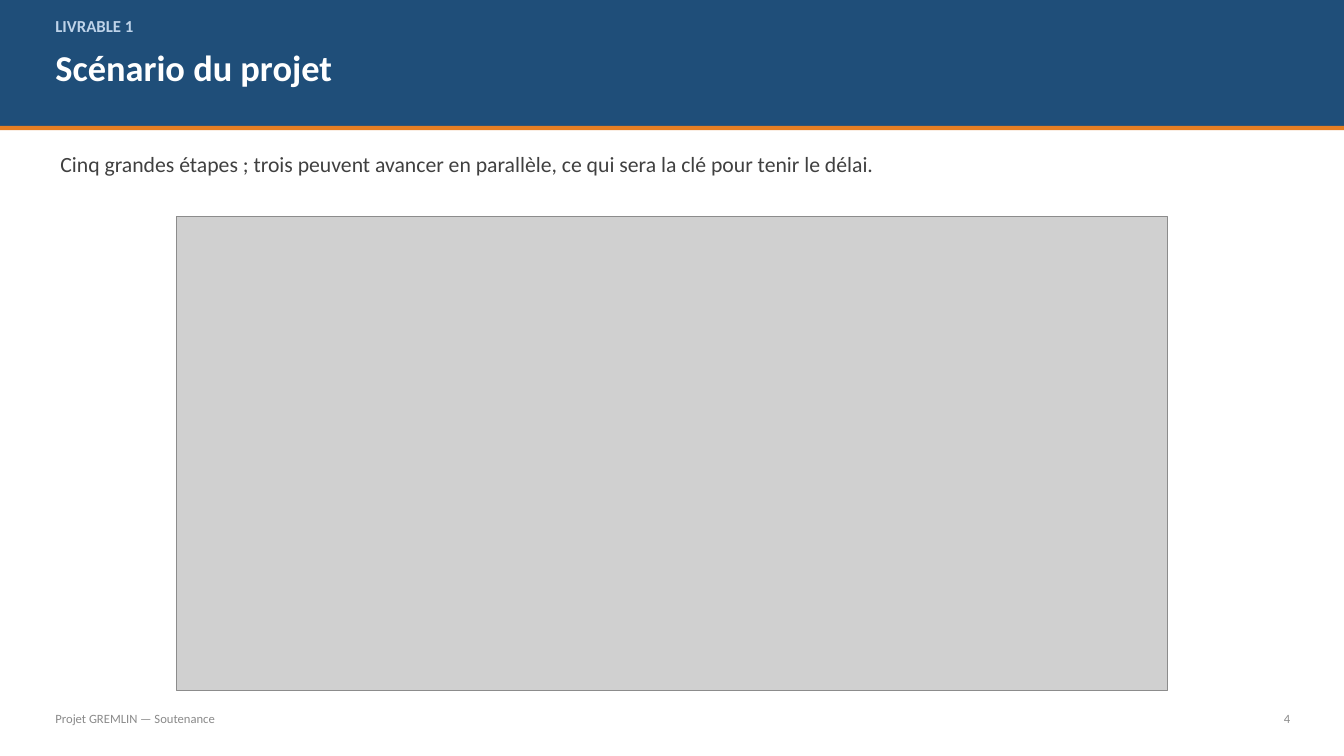
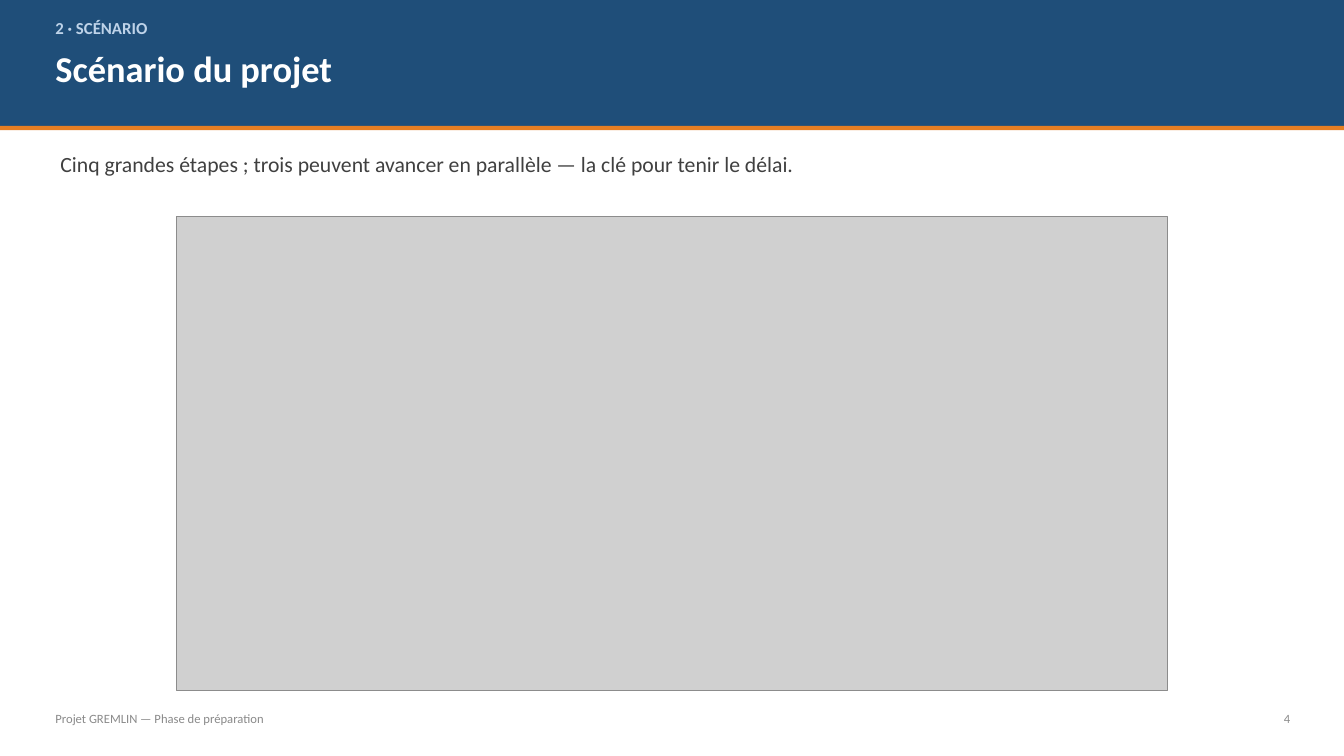
Before and after one commit to guigzT42/licence, a slide deck: slide 5 of Projet_GREMLIN_Presentation.pptx (slide 4 before the commit). Drawn at 1344x756 pixels with LibreOffice and Linux fonts; fonts in the diff are those of the drawing; grey boxes stand for pictures. Boxes give left, top, right and bottom in pixels: in the first picture for what was removed or moved away, otherwise in the second. Text is boxed around its words. In the diff, an @@ line names an element or a change of style, - is before the commit and + after.

```diff
--- a/Projet_GREMLIN_Presentation.pptx
+++ b/Projet_GREMLIN_Presentation.pptx
@@ text at bbox=[55, 21, 147, 34]: text changed @@
-LIVRABLE 1
+2 · SCÉNARIO
@@ text at bbox=[60, 157, 793, 176]: text changed @@
-Cinq grandes étapes ; trois peuvent avancer en parallèle, ce qui sera la clé pour tenir le délai.
+Cinq grandes étapes ; trois peuvent avancer en parallèle — la clé pour tenir le délai.
@@ text at bbox=[55, 714, 263, 725]: text changed @@
-Projet GREMLIN — Soutenance
+Projet GREMLIN — Phase de préparation
```
Also in this commit, not shown: 11 other slides changed, 1 slide added, 1 other file.
